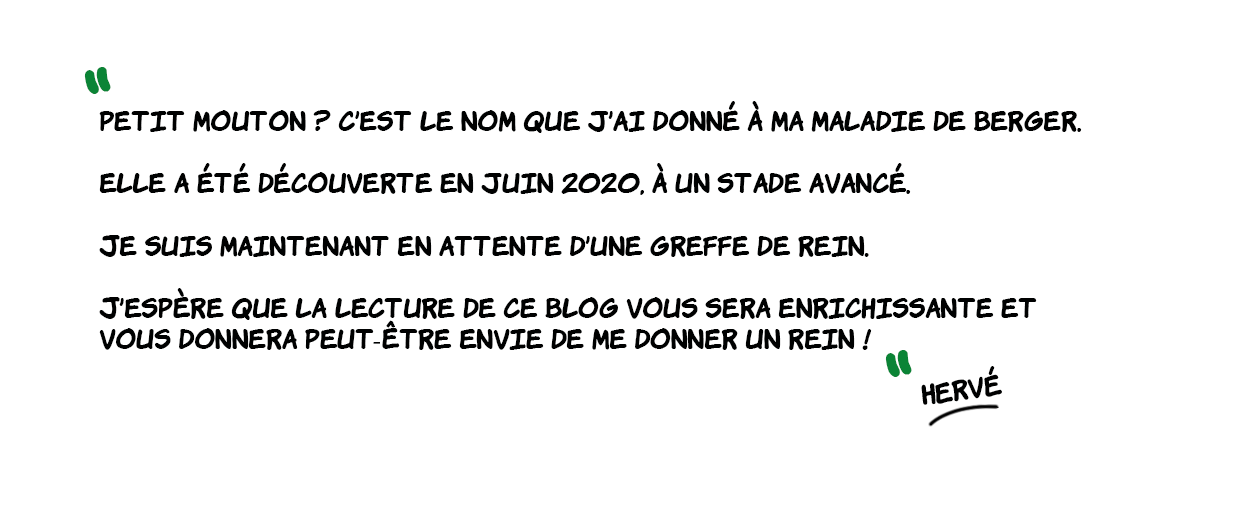
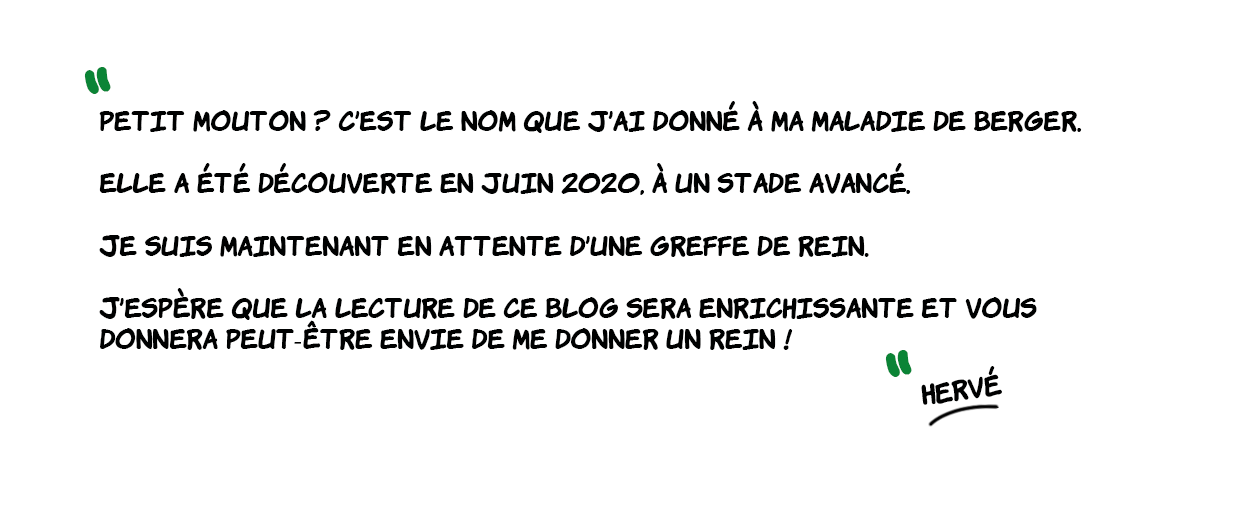
Comparing the layer stacks of the two 1242 × 507 images. Changes:
painted on "Petit Mouton ? C’est le nom que j’ai donné à ma maladie de Berg" over bbox(99, 297, 1037, 350)
